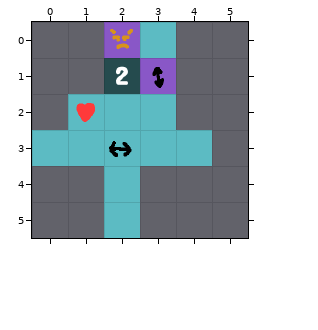
Two versions of a level (Tiled map, spaders/src/map/debug/debug.tmx). That is the earlier state.
Cells are 64x64 px. Shown: x 0..5, y 0..5.
After:
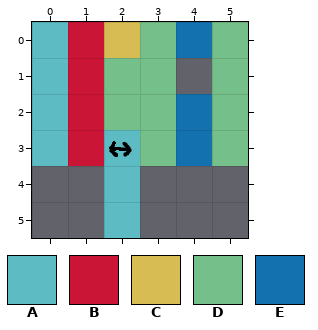
Key: from "spadersTileset": A 0, B 1, C 2, D 3, E 4.
_ is an empty cell, . an unchanged one.
Tiles of an added or newly shown layer are drawn over the layers below it.
Changes in this commit:
--- layer "Letters" (now shown)
@@ x 0..5 @@
-0 ______
-1 ____._
-2 ______
-3 ._.___
+0 ABCDED
+1 ABDD.D
+2 ABDDED
+3 .B.DED
Changed places in both pictures, as pixel boxes (x1, y1, x2, y2):
added: (32, 22, 248, 166)
